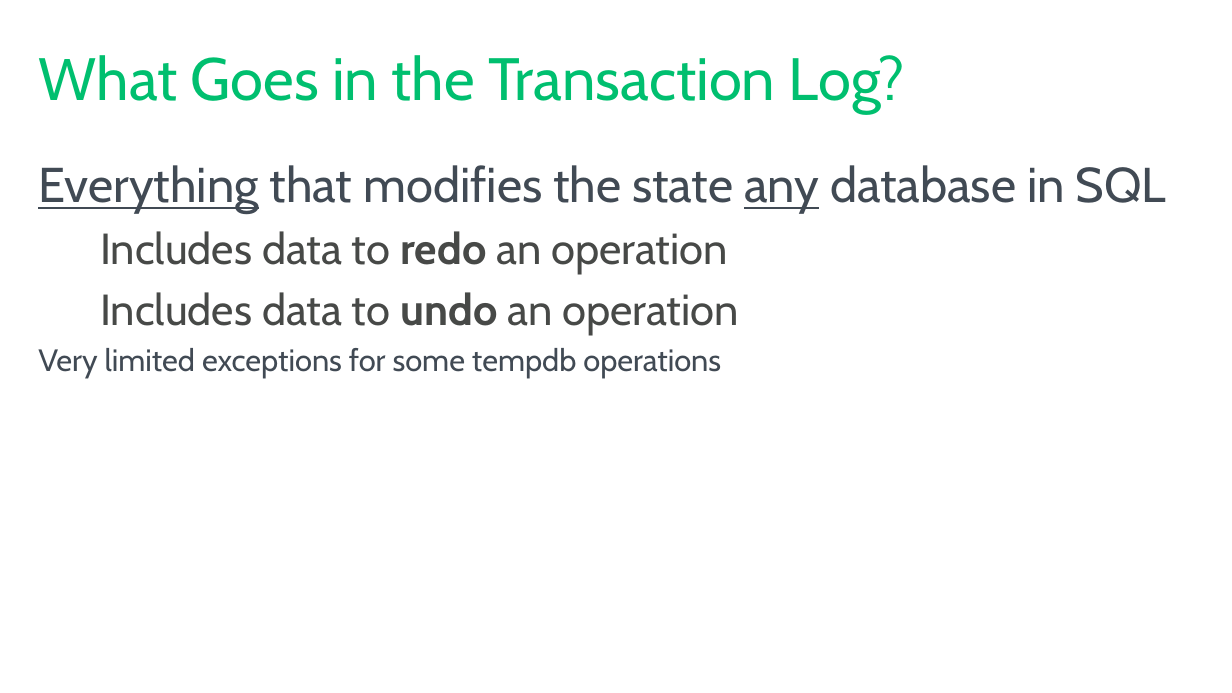
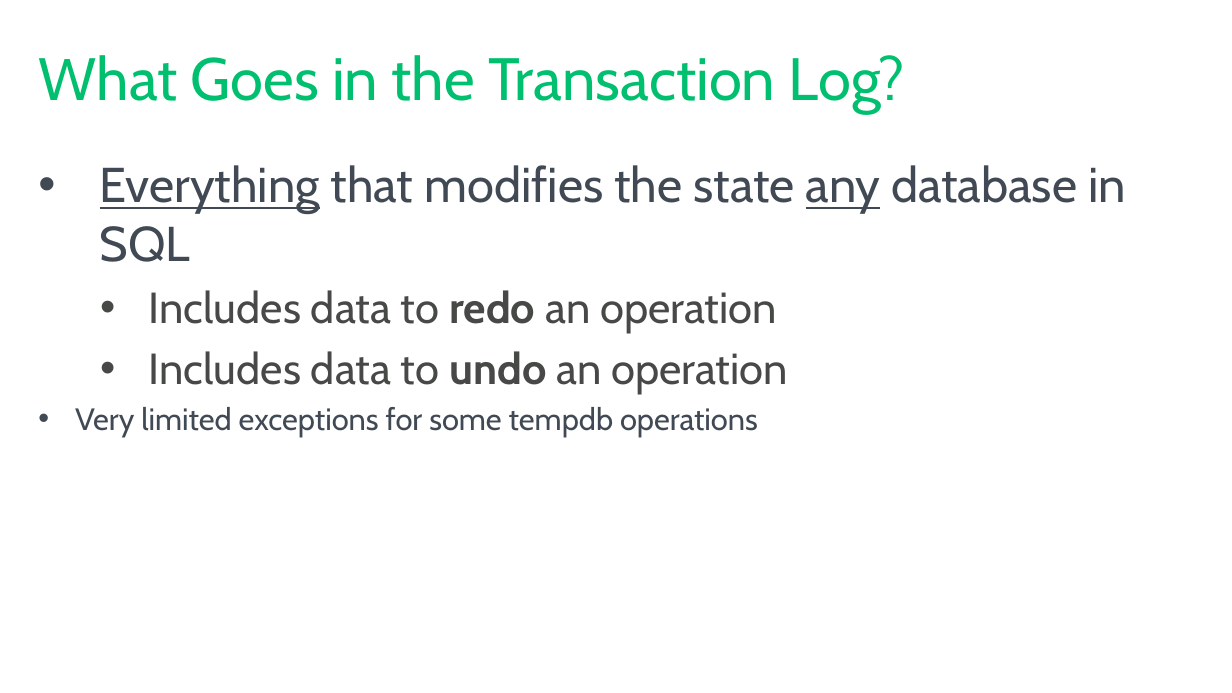
Before and after one commit to tf3604/LogFilePresentation, a slide deck: slide 5 of TransactionLog.pptx. Drawn at 1232x693 pixels with LibreOffice and Linux fonts; fonts in the diff are those of the drawing; background and template pictures are left out. Boxes give left, top, right and bottom in pixels: in the first picture for what was removed or moved away, otherwise in the second. Text is boxed around its words. In the diff, an @@ line names an element or a change of style, - is before the commit and + after.

```diff
--- a/TransactionLog.pptx
+++ b/TransactionLog.pptx
@@ text "Everything that modifies the state ..." at (75,165,1126,436): bullet none to • @@
```
Also in this commit, not shown: 41 other slides changed.
